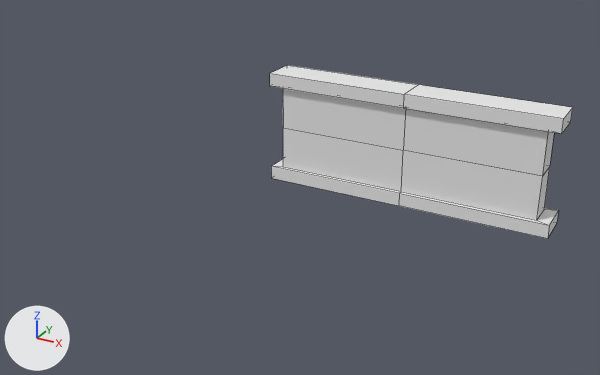
A saved change to the Blender file libs/apaimanee/characters/building/wall.blend.
Rendered twice from a camera (50 mm lens) standing at (6.26, -16.39, 6.6) and looking at (-1.83, -1.69, -0.75). The axes (+X, +Y, +Z) are drawn at lower left. The lights are the same throughout. Mesh edges are drawn as thin lines.
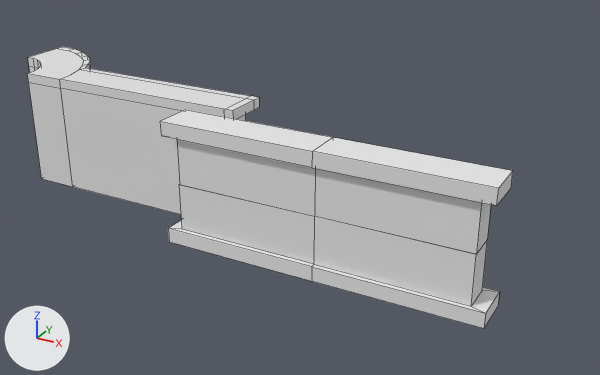
Edits to the scene script, one JSON object a line:
```json
{"op": "add", "block": "me_circle_001", "code": ["me_circle_001 = bpy.data.meshes.new('Circle.001')", "me_circle_001.from_pydata(...)  # 91 vertices, 67 faces, 1 loose edge; spans x -0.1..6.6, y -0.06..2.21, z -0.11..2.54"]}
{"op": "set", "path": "ob_cube.location", "old": "(0.0, 0.0, 0.0)", "new": "(-0.13, -3.91, 0.0)"}
{"op": "add", "block": "ob_circle_wall", "code": ["ob_circle_wall = bpy.data.objects.new('Circle wall', me_circle_001)", "ob_circle_wall.location = (-9.2, -3.02, -1.23)"]}
```

What differs and where, as boxes [x1, y1, x2, y2] in the pictures (600 x 375 px):
```json
{"object": "Cube", "change": "moved", "before": [270, 65, 573, 239], "after": [160, 110, 513, 328]}
{"object": "Circle wall", "change": "added", "after": [27, 47, 259, 214]}
```
